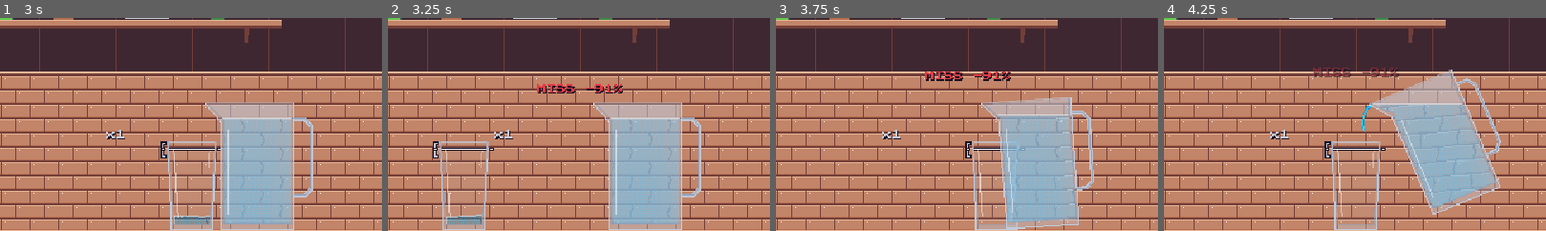
Above: before the commit, frames 1-4 (left to right).
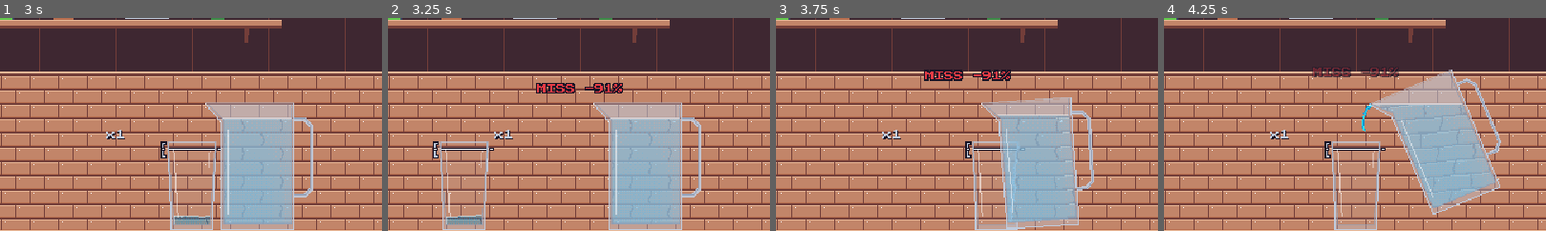
Above: after the commit, the same moments.

Repository: mihai-molnar/pour-game
Game: Godot game, scene res://main.tscn
Two runs of this game, one before a commit and one after it. Both use one fixed random seed, a clock stepped at 60 frames per second and the inputs below.
Inputs:
- Up to frame 1 (3 s): tap Enter at 0.5 s; tap Space at 0.77, 1.52 s; hold Down 1.28-2.03 s
- Up to frame 2 (3.25 s): tap Space at 3.02 s
- Up to frame 3 (3.75 s): hold Down from 3.53 s (still down)
- Up to frame 4 (4.25 s): keep holding Down; tap Space at 3.77 s
The pictures show only the part of the screen within x 15-65%, y 29-79%; the shares and areas given below are measured in that part.

Frame 1 is identical in both runs. In frame 2, 0.3% of the frame differs, in the area x 38-62%, y 30-36%; in frame 3, 0.3%, in the area x 38-62%, y 24-30%; in frame 4, 0.3%.

Commit message:
docs: describe the slice 1 round loop; visual pass
Co-Authored-By: Claude Sonnet 5.5 <noreply@anthropic.com>

Diff:
--- a/hud.gd
+++ b/hud.gd
@@ -106,6 +106,8 @@
 		text = "SPILLED!"
 	var label := make_label(at - Vector2(100, 0), color)
 	label.size = Vector2(200, 8)
+	label.add_theme_color_override("font_outline_color", Palette.INK)
+	label.add_theme_constant_override("outline_size", 3)
 	label.horizontal_alignment = HORIZONTAL_ALIGNMENT_CENTER
 	label.text = text
 	var tw := create_tween().set_parallel()
Not shown, changed: CLAUDE.md
Not shown, changed: README.md
